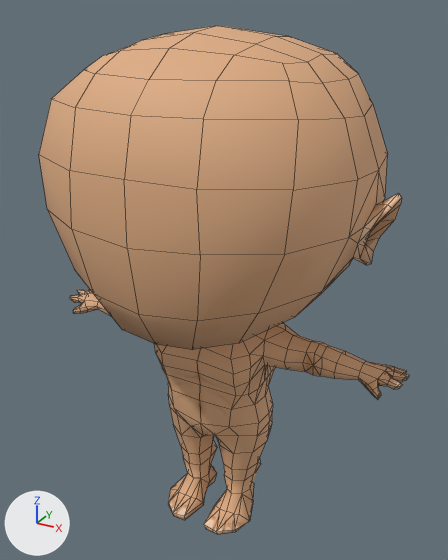
What one commit did to the FBX model StrawberrySupernova/Assets/models/characters/basemodel/basemodel.fbx.
Both versions are drawn from a 50 mm camera at (6.46, -11.54, 12.13) aimed at (0.04, 0.15, 6.29). The lights are fixed; the arrows at lower left show +X, +Y and +Z. Mesh edges are drawn as thin lines.

Objects in the first picture: 'novakid'.
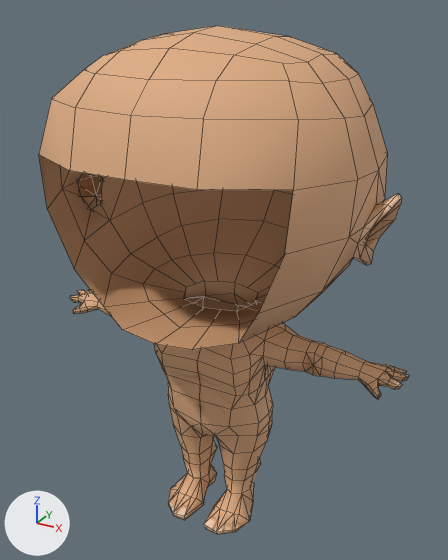
The edits, one by one:
me_cube_002 is used by ob_novakid; location (0.0, 0.0, 0.0).
me_cube_002 had 672 vertices, 828 faces and spanned x -4.5..4.5, y -3.34..3.2, z 0.01..11.81.
me_cube_002 now has 666 vertices, 816 faces and spans x -4.5..4.5, y -3.29..3.2, z 0.01..11.81.
Part 1, on me_cube_002:
6 vertices are removed from x -1.41..1.41, y -3.34..-2.97, z 6.83..8.31.
12 faces are deleted.

Location of each change, (x1, y1, x2, y2) in pixels of the pictures (448 x 560 px):
part 1 of me_cube_002, deleted (brown): before (39, 155, 293, 350)
